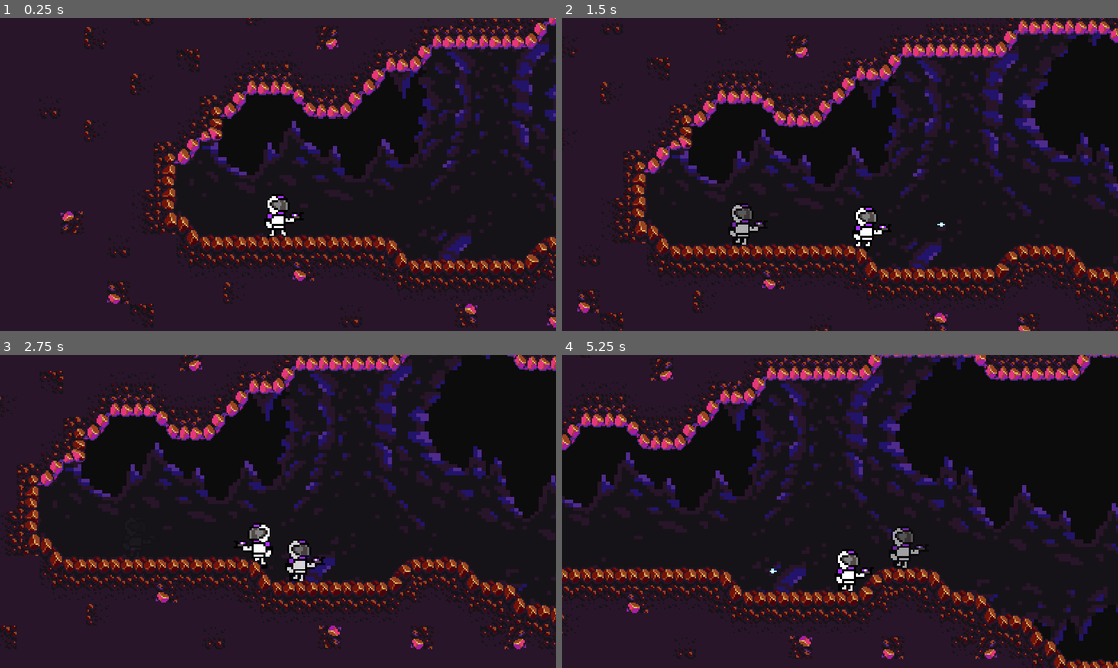
Above: before the commit, frames 1-4 (two rows, left to right).
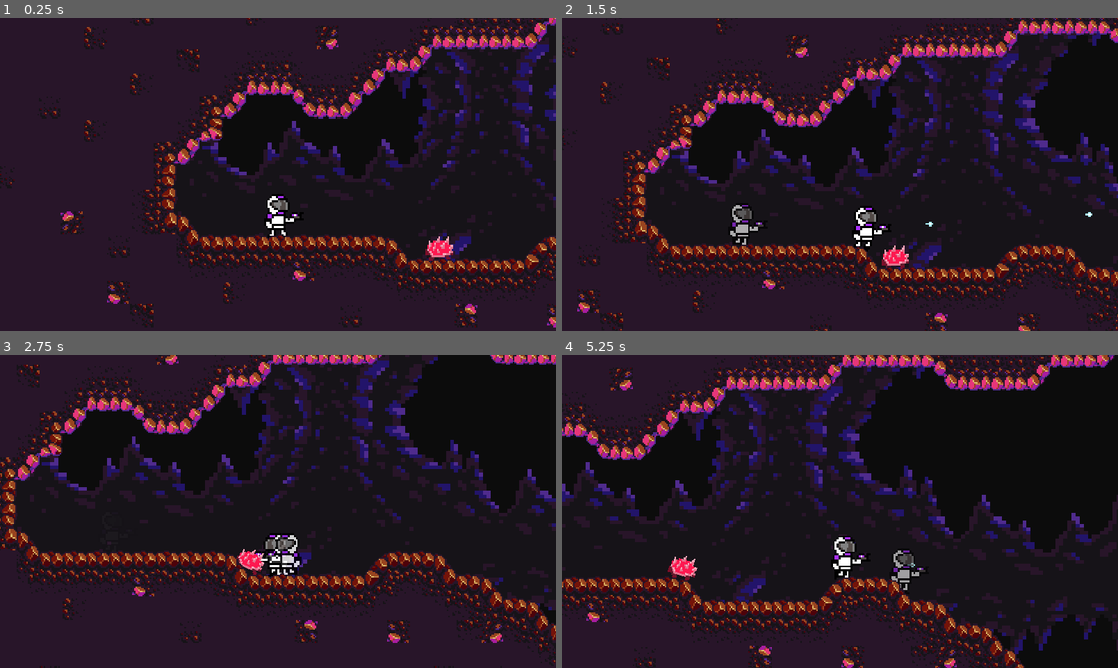
Above: after the commit, the same moments.

Repository: mhanberry1/acerola-jam-2024
Game: Godot game, scene res://main.tscn
Same seed, same stepped clock (60 frames per second), same inputs: the game is played once before the commit and once after it.
Inputs:
- Up to frame 1 (0.25 s): no input
- Up to frame 2 (1.5 s): hold Right (right) from 0.53 s (still down); tap S (rewind) at 0.6 s; tap W (jump) at 0.77, 1.07 s; tap Space (shoot) at 0.8, 1.35 s
- Up to frame 3 (2.75 s): tap W (jump) at 1.52, 1.55, 1.82 s; release Right (right) at 2.03 s; hold Left (left) from 2.03 s (still down); hold W (jump) from 2.03 s (still down); tap S (rewind) at 2.3 s
- Up to frame 4 (5.25 s): release Left (left) at 2.78 s; release W (jump) at 2.78 s; hold Right (right) 2.78-4.28 s; tap S (rewind) at 2.85, 4.35 s; tap W (jump) at 3.02, 3.32, 4.52, 4.82 s; tap Space (shoot) at 3.05, 3.6, 5.1 s; hold W (jump) 3.53-4.28 s; hold Left (left) 4.28-5.03 s; hold Right (right) from 5.03 s (still down)

The runs differ from the first frame. In frame 1, 0.3% of the frame differs, in the area x 76-82%, y 69-78%; in frame 2, 0.3%; in frame 3, 22%; in frame 4, 25%, in the area x 0-100%, y 0-100%.

Commit message:
rewind spikeys

Diff:
--- /dev/null
+++ b/src/components/bullet.tscn
@@ -0,0 +1,18 @@
+[gd_scene load_steps=4 format=3 uid="uid://dnwuyrp4cnjcv"]
+
+[ext_resource type="Script" path="res://scripts/bullet.gd" id="1_klk5g"]
+[ext_resource type="Texture2D" uid="uid://bxmvdb0qdv13x" path="res://sprites/weapons/bullet.png" id="2_wchn8"]
+
+[sub_resource type="RectangleShape2D" id="RectangleShape2D_qgn8i"]
+size = Vector2(6, 4)
+
+[node name="bullet" type="StaticBody2D"]
+z_index = -1
+script = ExtResource("1_klk5g")
+
+[node name="Sprite2D" type="Sprite2D" parent="."]
+texture_filter = 1
+texture = ExtResource("2_wchn8")
+
+[node name="CollisionShape2D" type="CollisionShape2D" parent="."]
+shape = SubResource("RectangleShape2D_qgn8i")
--- a/src/components/duplicate.tscn
+++ b/src/components/duplicate.tscn
@@ -11,7 +11,7 @@
 scale = Vector2(0.25, 0.25)
 script = ExtResource("1_0n6h3")
 
-[node name="sprite" type="AnimatedSprite2D" parent="."]
+[node name="AnimatedSprite2D" type="AnimatedSprite2D" parent="."]
 texture_filter = 1
 scale = Vector2(5.5, 5.5)
 sprite_frames = ExtResource("2_6mwhl")
@@ -21,3 +21,6 @@
 position = Vector2(-16, 0)
 shape = SubResource("CapsuleShape2D_q273t")
 one_way_collision = true
+
+[node name="bulletspawn" type="Node2D" parent="."]
+position = Vector2(52, -4)
--- a/src/components/player.tscn
+++ b/src/components/player.tscn
@@ -1,15 +1,11 @@
-[gd_scene load_steps=7 format=3 uid="uid://lg0acywvsql2"]
+[gd_scene load_steps=4 format=3 uid="uid://lg0acywvsql2"]
 
 [ext_resource type="Script" path="res://scripts/player.gd" id="1_alefx"]
 [ext_resource type="SpriteFrames" uid="uid://d0qjtu6u2ra3q" path="res://resources/spaceman.tres" id="2_ulld1"]
-[ext_resource type="Script" path="res://scripts/bullet.gd" id="3_0mpjm"]
-[ext_resource type="Texture2D" uid="uid://bxmvdb0qdv13x" path="res://sprites/weapons/bullet.png" id="3_xdnhh"]
 
 [sub_resource type="CapsuleShape2D" id="CapsuleShape2D_1sys5"]
 radius = 28.0
 height = 128.0
-
-[sub_resource type="RectangleShape2D" id="RectangleShape2D_qgn8i"]
 
 [node name="player" type="CharacterBody2D"]
 position = Vector2(1, 0)
@@ -32,16 +28,5 @@
 zoom = Vector2(3, 3)
 position_smoothing_enabled = true
 
-[node name="bullet" type="StaticBody2D" parent="."]
-visible = false
-z_index = -1
-position = Vector2(47, -3)
-script = ExtResource("3_0mpjm")
-
-[node name="Sprite2D" type="Sprite2D" parent="bullet"]
-texture_filter = 1
-scale = Vector2(4, 4)
-texture = ExtResource("3_xdnhh")
-
-[node name="CollisionShape2D" type="CollisionShape2D" parent="bullet"]
-shape = SubResource("RectangleShape2D_qgn8i")
+[node name="bulletspawn" type="Node2D" parent="."]
+position = Vector2(68, -4)
--- a/src/components/spikey.tscn
+++ b/src/components/spikey.tscn
@@ -1,9 +1,9 @@
-[gd_scene load_steps=6 format=3 uid="uid://bnnfbm6m7332w"]
+[gd_scene load_steps=7 format=3 uid="uid://bnnfbm6m7332w"]
 
 [ext_resource type="Texture2D" uid="uid://bbft8yjp15qro" path="res://sprites/enemies/spikey.png" id="1_b21gd"]
+[ext_resource type="Script" path="res://scripts/spikey.gd" id="1_gom31"]
 
-[sub_resource type="RectangleShape2D" id="RectangleShape2D_6a6x4"]
-size = Vector2(20, 12)
+[sub_resource type="CircleShape2D" id="CircleShape2D_ja4sa"]
 
 [sub_resource type="AtlasTexture" id="AtlasTexture_k0grv"]
 atlas = ExtResource("1_b21gd")
@@ -27,13 +27,19 @@
 "speed": 1.0
 }]
 
-[node name="Spikey" type="StaticBody2D"]
+[node name="Spikey" type="CharacterBody2D"]
+floor_constant_speed = true
+script = ExtResource("1_gom31")
+speed = null
+rotation_speed = null
+starting_direction = null
 
 [node name="CollisionShape2D" type="CollisionShape2D" parent="."]
-shape = SubResource("RectangleShape2D_6a6x4")
+shape = SubResource("CircleShape2D_ja4sa")
 
 [node name="AnimatedSprite2D" type="AnimatedSprite2D" parent="."]
 texture_filter = 1
+scale = Vector2(1, 1.4)
 sprite_frames = SubResource("SpriteFrames_db1mp")
 autoplay = "default"
 frame_progress = 0.0195144
--- a/src/main.tscn
+++ b/src/main.tscn
@@ -1,21 +1,29 @@
-[gd_scene load_steps=5 format=3 uid="uid://d3hmgc7uslkqq"]
+[gd_scene load_steps=6 format=3 uid="uid://d3hmgc7uslkqq"]
 
 [ext_resource type="PackedScene" uid="uid://lg0acywvsql2" path="res://components/player.tscn" id="1_vi0c5"]
 [ext_resource type="TileSet" uid="uid://bnnsk080g33ly" path="res://resources/cave.tres" id="3_34lmj"]
 [ext_resource type="Script" path="res://scripts/rewinder.gd" id="3_hmyin"]
 [ext_resource type="Texture2D" uid="uid://bfvcdn7iein41" path="res://sprites/environment/backgrounds/cave1.png" id="4_s7b1c"]
+[ext_resource type="PackedScene" uid="uid://bnnfbm6m7332w" path="res://components/spikey.tscn" id="5_jdqsk"]
 
 [node name="Main" type="Node2D"]
 
 [node name="player" parent="." instance=ExtResource("1_vi0c5")]
 position = Vector2(102, 38)
 speed = 100
-gravity = 1000
 jump_force = 200
-max_jump_duration = 0.1
 
-[node name="Rewinder" type="Node" parent="."]
-script = ExtResource("3_hmyin")
+[node name="Spikey" parent="." instance=ExtResource("5_jdqsk")]
+position = Vector2(216, 56)
+starting_direction = null
+
+[node name="Spikey2" parent="." instance=ExtResource("5_jdqsk")]
+position = Vector2(544, 104)
+starting_direction = 1
+
+[node name="Spikey3" parent="." instance=ExtResource("5_jdqsk")]
+position = Vector2(720, -8)
+starting_direction = 1
 
 [node name="Environment" type="Node" parent="."]
 
@@ -31,3 +39,6 @@
 position = Vector2(323, 7)
 scale = Vector2(2.81875, 2.5)
 texture = ExtResource("4_s7b1c")
+
+[node name="Rewinder" type="Node" parent="."]
+script = ExtResource("3_hmyin")
--- a/src/scripts/bullet.gd
+++ b/src/scripts/bullet.gd
@@ -3,34 +3,16 @@
 @export var speed := 5
 @export var lifetime := 1.0
 
-var _shooting := false
-var _position_y : float
-
 func flip():
 	$Sprite2D.flip_h = true
 	speed *= -1
-	position.x *= -1
-
-func shoot():
-	_shooting = true
-
-func _handle_collision():
-	var collision := move_and_collide(Vector2())
-
-	if collision: queue_free()
-
-func _ready():
-	_position_y = global_position.y
 
 func _process(delta):
-	if not _shooting: return
-
-	global_position.x += speed
-	global_position.y = _position_y
 	lifetime -= delta
 
-	_handle_collision()
+	var collision := move_and_collide(Vector2(speed, 0))
 
-	if lifetime > 0: return
-
-	queue_free()
+	if collision:
+		var body = collision.get_collider()
+		if 'hit' in body: body.hit()
+	if collision or lifetime <= 0: queue_free()
--- /dev/null
+++ b/src/scripts/death-handler.gd
@@ -0,0 +1,25 @@
+extends Node
+
+class_name DeathHandler
+
+const DEATH_SPEED := 0.05
+
+var enemy : Node2D
+var _time_to_death := DEATH_SPEED
+
+func handle(delta: float):
+	if _time_to_death <= 0: return
+
+	var change := delta / DEATH_SPEED
+
+	enemy.modulate += Color(change, change, change)
+	enemy.scale += Vector2(change, change)
+
+	_time_to_death -= delta
+
+	if _time_to_death <= 0:
+		enemy.process_mode = Node.PROCESS_MODE_DISABLED
+		enemy.modulate.a = 0
+
+func _init(enemy : Node2D):
+	self.enemy = enemy
--- a/src/scripts/duplicate.gd
+++ b/src/scripts/duplicate.gd
@@ -4,12 +4,13 @@
 
 const _EVAPORATE_DURATION := 2.0
 
-var positions : Array[Vector2]
+var states : Array[Rewinder.State]
+var _bullet = preload('res://components/bullet.tscn')
 var _time_to_update := Rewinder.UPDATE_INTERVAL
-var _target : Vector2
+var _target : Rewinder.State
 
-func setup(pos: Array[Vector2]) -> Duplicate:
-	self.positions = pos
+func setup(states: Array[Rewinder.State]) -> Duplicate:
+	self.states = states
 	return self
 
 func evaporate(delta: float):
@@ -17,20 +18,62 @@
 
 	modulate.a -= delta / _EVAPORATE_DURATION
 
+func left():
+	$bulletspawn.position.x *= 1 if $AnimatedSprite2D.flip_h else -1
+	$AnimatedSprite2D.flip_h = true
+
+func right():
+	$bulletspawn.position.x *= -1 if $AnimatedSprite2D.flip_h else 1
+	$AnimatedSprite2D.flip_h = false
+
+func shoot():
+	var new_bullet : StaticBody2D = _bullet.instantiate()
+
+	if $AnimatedSprite2D.flip_h: new_bullet.flip()
+
+	$/root/Main.add_child(new_bullet)
+	new_bullet.show()
+	new_bullet.position = $bulletspawn.global_position
+
+func _play_animations():
+	if not _target: return
+
+	if position == _target.transform.get_origin():
+		$AnimatedSprite2D.play("stand")
+	else:
+		$AnimatedSprite2D.play("walk")
+
 func _ready():
-	if positions.is_empty(): return
+	if states.is_empty(): return
 
-	position = positions.pop_front()
+	var state = states.pop_front()
+
+	transform = state.transform
+
+	if state.action: call(state.action)
 
 func _process(delta: float):
-	if positions.is_empty(): return evaporate(delta)
+	if states.is_empty(): return evaporate(delta)
 
+	_play_animations()
 	_time_to_update -= delta
 
 	if _target:
-		position += (_target - position) * (delta / Rewinder.UPDATE_INTERVAL)
+		var modifier = (delta / Rewinder.UPDATE_INTERVAL)
+		var delta_rotation = _target.transform.get_rotation() - rotation
+		var delta_position = _target.transform.get_origin() - position
+
+		transform = Transform2D(
+			rotation + delta_rotation * modifier,
+			_target.transform.get_scale(),
+			_target.transform.get_skew(),
+			position + delta_position * modifier,
+		)
 
 	if _time_to_update > 0: return
 
-	_target = positions.pop_front()
+	if _target and _target.action:
+		call(_target.action)
+
+	_target = states.pop_front()
 	_time_to_update = Rewinder.UPDATE_INTERVAL
--- a/src/scripts/player.gd
+++ b/src/scripts/player.gd
@@ -7,7 +7,10 @@
 
 @onready var _animated_sprite = $AnimatedSprite2D
 
+var action = ""
+var animation = ""
 var _duplicate = preload('res://components/duplicate.tscn')
+var _bullet = preload('res://components/bullet.tscn')
 var _history_record : Rewinder.Record
 var _jump_duration := 0.0
 
@@ -34,37 +37,46 @@
 		Rewinder.stop()
 		$/root/Main.add_child(
 			_duplicate.instantiate().setup(
-				_history_record.popped_positions.duplicate()
+				_history_record.popped_states.duplicate()
 			)
 		)
 
 func _handle_shoot():
 	if Input.is_action_just_pressed("shoot"):
-		var bullet : StaticBody2D = $bullet.duplicate()
+		var new_bullet : StaticBody2D = _bullet.instantiate()
 
-		if _animated_sprite.flip_h: bullet.flip()
+		if _animated_sprite.flip_h: new_bullet.flip()
 
-		add_child(bullet)
-		bullet.show()
-		bullet.shoot()
+		action = "shoot"
+		$/root/Main.add_child(new_bullet)
+		new_bullet.show()
+		new_bullet.position = $bulletspawn.global_position
 
 func _play_animations():
 	if not is_on_floor():
-		_animated_sprite.play("jump")
+		animation = "jump"
 	elif Input.is_action_pressed("right"):
+		animation = "walk"
+		action = "right"
+
 		if _animated_sprite.flip_h:
 			_animated_sprite.position.x *= -1
+			$bulletspawn.position.x *= -1
+			_animated_sprite.flip_h = false
 
-		_animated_sprite.flip_h = false
-		_animated_sprite.play("walk")
 	elif Input.is_action_pressed("left"):
+		animation = "walk"
+		action = "left"
+
 		if not _animated_sprite.flip_h:
 			_animated_sprite.position.x *= -1
+			$bulletspawn.position.x *= -1
+			_animated_sprite.flip_h = true
 
-		_animated_sprite.flip_h = true
-		_animated_sprite.play("walk")
 	else:
-		_animated_sprite.play("stand")
+		animation = "stand"
+
+	_animated_sprite.play(animation)
 
 func _ready():
 	_history_record = Rewinder.track(self)
--- a/src/scripts/rewinder.gd
+++ b/src/scripts/rewinder.gd
@@ -11,17 +11,32 @@
 static var _time_to_update := 0.0
 static var _time_to_rewind := 0.0
 
+class State:
+	var transform : Transform2D
+	var action : String
+	var animation : String
+
+	func _init(node : Node2D):
+		self.transform = node.transform
+		self.action = node.action
+		self.animation = node.animation
+
+		node.action = ""
+
+	func _to_string():
+		return '%s %s' % [transform, action]
+
 class Record:
-	var node_ref: Node2D
-	var positions: Array[Vector2]
-	var popped_positions: Array[Vector2]
+	var node_ref : Node2D
+	var states : Array[State]
+	var popped_states : Array[State]
 
-	func _init(node: Node2D):
+	func _init(node : Node2D):
 		self.node_ref = node
-		self.positions = [node.position]
-		self.popped_positions = []
+		self.states = [State.new(node)]
+		self.popped_states = []
 
-static func track(node: Node2D) -> Record:
+static func track(node : Node2D) -> Record:
 	var record = Record.new(node)
 
 	_history.append(record)
@@ -32,26 +47,26 @@
 	rewinding = true
 
 	for record in _history:
-		record.popped_positions = []
+		record.popped_states = []
 
 static func stop():
 	rewinding = false
 	_time_to_update = UPDATE_INTERVAL
 	_time_to_rewind = REWIND_INTERVAL
 
-func _update_history(delta: float):
+func _update_history(delta : float):
 	if _time_to_update > 0:
 		_time_to_update -= delta
 		return
 
 	for record in _history:
-		record.positions.append(record.node_ref.position)
-		if len(record.positions) > _MAX_HISTORY_SIZE:
-			record.positions.pop_front()
+		record.states.append(State.new(record.node_ref))
+		if len(record.states) > _MAX_HISTORY_SIZE:
+			record.states.pop_front()
 
 	_time_to_update = UPDATE_INTERVAL
 
-func _rewind(delta: float):
+func _rewind(delta : float):
 	if _time_to_rewind > 0:
 		_time_to_rewind -= delta
 		return
@@ -59,12 +74,17 @@
 	_time_to_rewind = REWIND_INTERVAL
 
 	for record in _history:
-		if record.positions.is_empty(): continue
+		if record.states.is_empty(): continue
 
-		record.node_ref.position = record.positions.pop_back()
-		record.popped_positions.push_front(record.node_ref.position)
+		var state = record.states.pop_back()
 
-func _process(delta: float):
+		if state.action and state.action in record.node_ref:
+			record.node_ref.call(state.action)
+
+		record.node_ref.transform = state.transform
+		record.popped_states.push_front(state)
+
+func _process(delta : float):
 	if rewinding: return _rewind(delta)
 
 	_update_history(delta)
--- /dev/null
+++ b/src/scripts/spikey.gd
@@ -0,0 +1,54 @@
+extends CharacterBody2D
+
+enum Direction { LEFT, RIGHT }
+
+@export var speed := -10.0
+@export var rotation_speed := 1
+@export var starting_direction := Direction.LEFT
+
+var action = ""
+var animation = ""
+var _death_handler : DeathHandler
+var _original_modulate : Color
+var _original_scale : Vector2
+
+func hit():
+	action = 'reset'
+	_death_handler = DeathHandler.new(self)
+
+func reset():
+	print('reset')
+	modulate = _original_modulate
+	scale = _original_scale
+	process_mode = Node.PROCESS_MODE_INHERIT
+	_death_handler.queue_free()
+	_death_handler = null
+
+func _ready():
+	_original_modulate = modulate
+	_original_scale = scale
+	Rewinder.track(self)
+
+	if starting_direction == Direction.RIGHT:
+		speed *= -1
+		$AnimatedSprite2D.flip_h = not $AnimatedSprite2D.flip_h
+
+func _process(delta):
+	if _death_handler: return _death_handler.handle(delta)
+
+	if not is_on_floor(): velocity.y = 100
+
+	if is_on_wall():
+		speed *= -1
+		$AnimatedSprite2D.flip_h = not $AnimatedSprite2D.flip_h
+
+	var target_angle = get_floor_normal().angle() + PI / 2
+
+	if is_on_floor() and rotation < target_angle:
+		rotation += min(rotation_speed * delta, target_angle - rotation)
+	elif is_on_floor() and rotation > target_angle:
+		rotation -= min(rotation_speed * delta, rotation - target_angle)
+
+	velocity.x = speed
+
+	move_and_slide()
